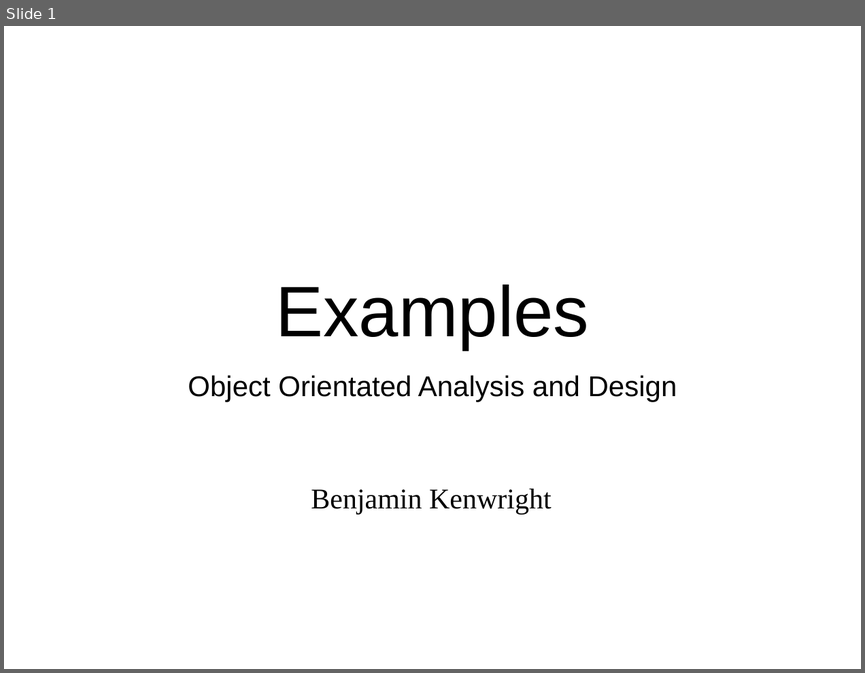
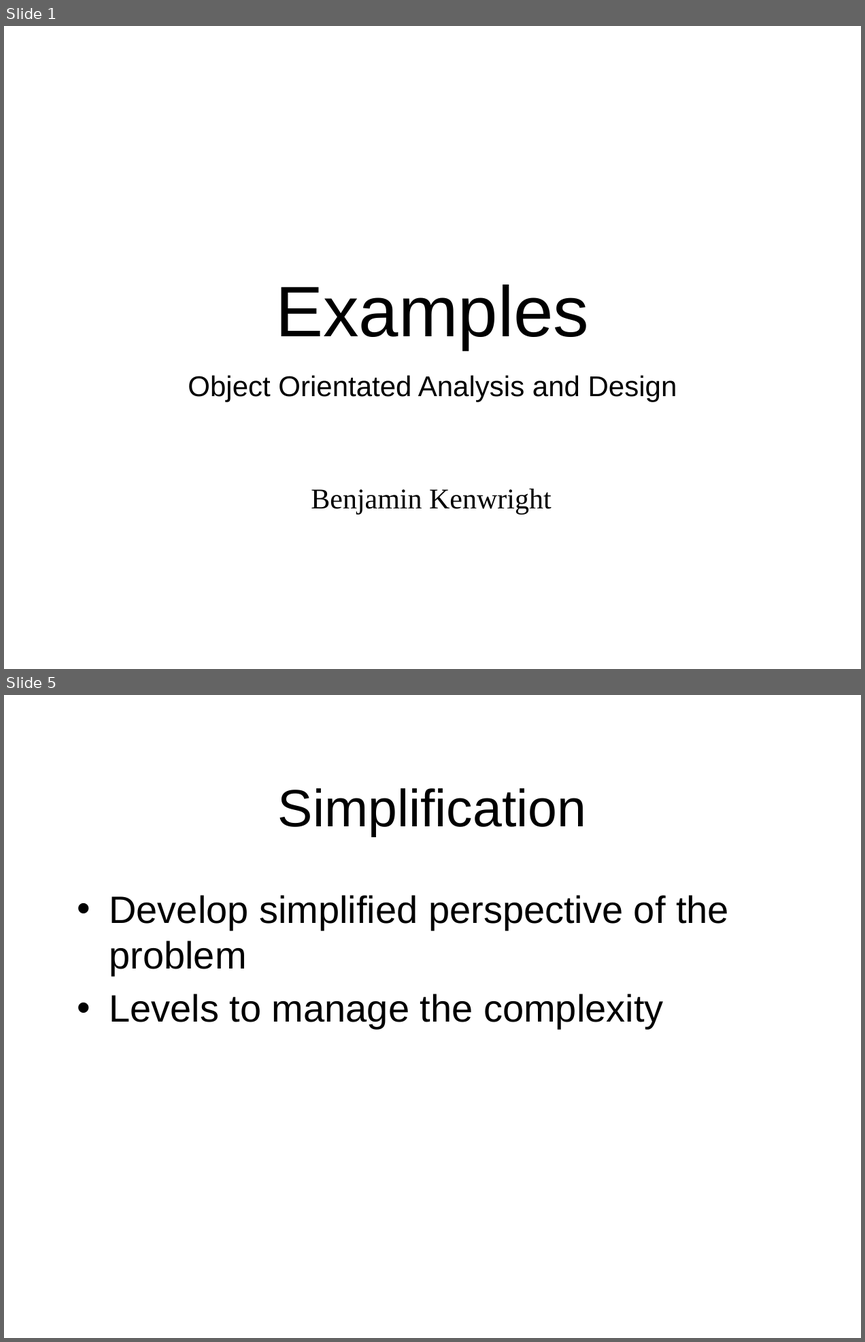
Before and after one commit to octaviordz/zjnu2017.github.io, a slide deck: OOAD/lectures/100--Examples.pptx. Shown one above the other, each under a label of ours: slide 1 before the commit, slides 1 and 5 after it; the slides between them are not shown. The pictures are 865x673 and 865x1342 pixels, drawn with LibreOffice and Linux fonts; fonts in the diff are those of the drawing. Boxes give left, top, right and bottom in pixels: in the first picture for what was removed or moved away, otherwise in the second. Text is boxed around its words. In the diff, an @@ line names an element or a change of style, - is before the commit and + after.

```diff
--- a/OOAD/lectures/100--Examples.pptx
+++ b/OOAD/lectures/100--Examples.pptx
@@ slide 5 added at [4,695,861,1338], background #FFFFFF @@
@@ title added at [278,788,586,836], 44 pt, text #000000 @@
+Simplification
@@ text added at [109,895,729,1029], 32 pt, text #000000 @@
+• Develop simplified perspective of the problem
+• Levels to manage the complexity
```
Also in this commit, not shown: 3 slides changed, 14 other slides added, 2 other files.
